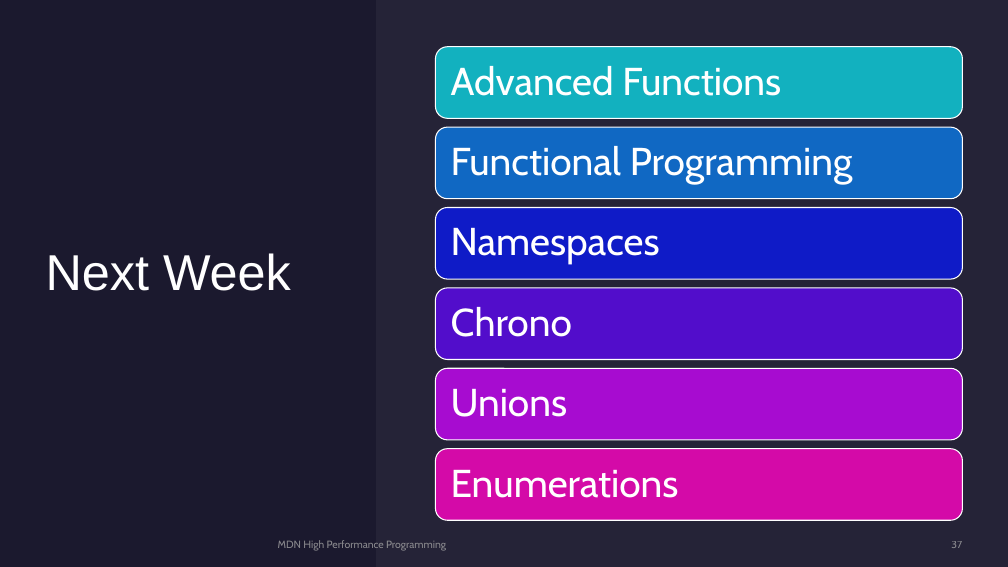
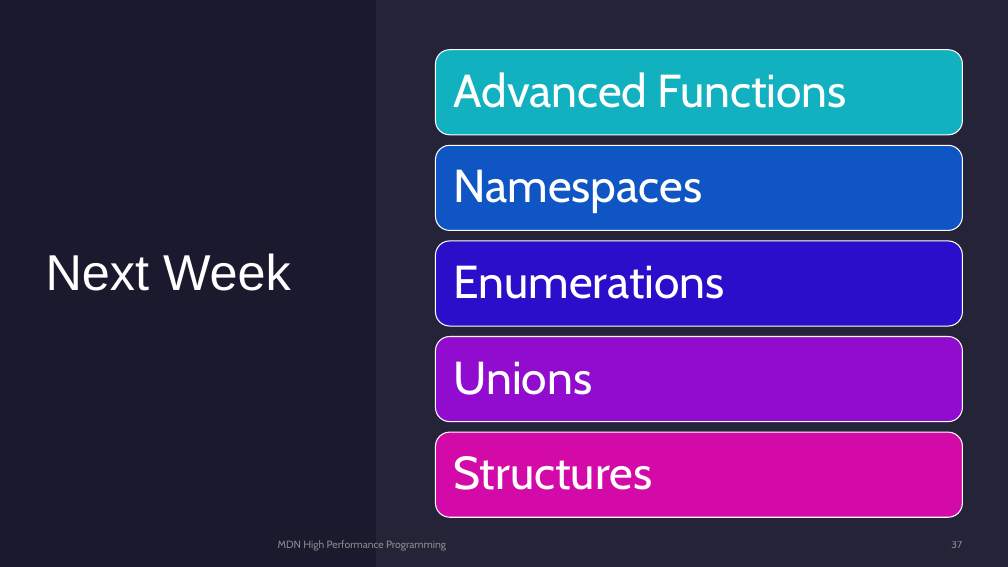
Before and after one commit to MonashDeepNeuron/HPP, a slide deck: slide 37 of content/part3/slides/hpp_part3.pptx. Drawn at 1008x567 pixels with LibreOffice and Linux fonts; fonts in the diff are those of the drawing. Boxes give left, top, right and bottom in pixels: in the first picture for what was removed or moved away, otherwise in the second. Text is boxed around its words. In the diff, an @@ line names an element or a change of style, - is before the commit and + after.

Commit message:
Started slides for part4 Fixed some examples Moved structure content to part4

```diff
--- a/content/part3/slides/hpp_part3.pptx
+++ b/content/part3/slides/hpp_part3.pptx
@@ rounded rectangle: place and size @@
-rounded rectangle at box(436, 47, 963, 119)
+rounded rectangle at box(436, 50, 963, 135)
@@ rounded rectangle: place and size @@
-rounded rectangle at box(436, 127, 963, 199)
+rounded rectangle at box(436, 145, 963, 231)
@@ rounded rectangle at box(436, 145, 963, 231): fill #1068C3 to #1055C4 @@
@@ text removed at box(451, 146, 853, 184) @@
-Functional Programming
@@ text "Namespaces": place and size @@
-text "Namespaces" at box(451, 227, 660, 264)
+text "Namespaces" at box(453, 169, 702, 213)
@@ rounded rectangle removed at box(436, 207, 963, 279) @@
@@ rounded rectangle: place and size @@
-rounded rectangle at box(436, 288, 963, 360)
+rounded rectangle at box(436, 241, 963, 327)
@@ rounded rectangle at box(436, 241, 963, 327): fill #520DCB to #2A0EC9 @@
@@ size 37 to 44 pt; more space between paragraphs in 4 elements at box(453, 72, 847, 108), box(453, 361, 592, 395), box(453, 169, 702, 213), box(453, 265, 724, 299) @@
@@ text "Enumerations": place and size @@
-text "Enumerations" at box(451, 469, 679, 498)
+text "Enumerations" at box(453, 265, 724, 299)
@@ text removed at box(451, 307, 572, 337) @@
-Chrono
@@ rounded rectangle: place and size @@
-rounded rectangle at box(436, 368, 963, 440)
+rounded rectangle at box(436, 337, 963, 422)
@@ rounded rectangle at box(436, 337, 963, 422): fill #A70CD0 to #910CCF @@
@@ text "Unions": place and size @@
-text "Unions" at box(451, 388, 567, 417)
+text "Unions" at box(453, 361, 592, 395)
@@ rounded rectangle: place and size @@
-rounded rectangle at box(436, 449, 963, 521)
+rounded rectangle at box(436, 433, 963, 518)
@@ text added at box(453, 456, 652, 490), 44 pt, text #FFFFFF @@
+Structures
```
Also in this commit, not shown: 8 other files.
